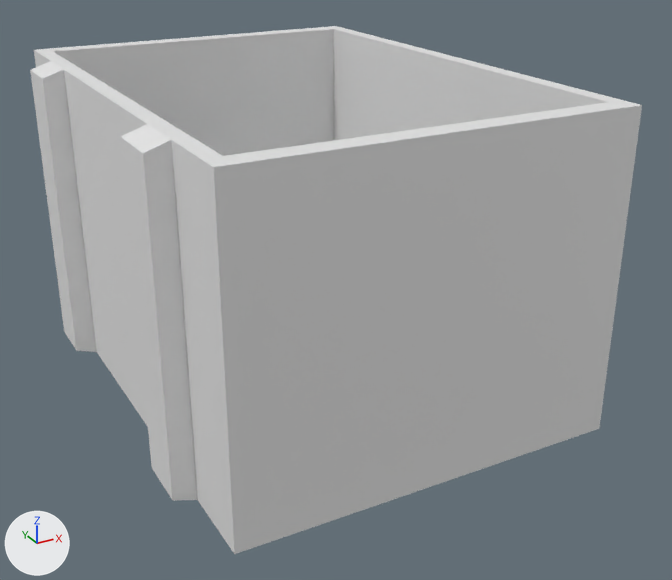
The FBX model Assets/Scenes/PROPS/Cube_133.fbx as it was, and as the next commit left it.
One viewpoint serves both versions: a camera (50 mm lens) standing at (-2.12, -4.29, 1.54) and looking at (0.12, -0.22, -0.49). The axes (+X, +Y, +Z) are drawn at lower left. The lights are the same throughout. Where no turn or scale is listed for an object, it has been applied to the vertices.
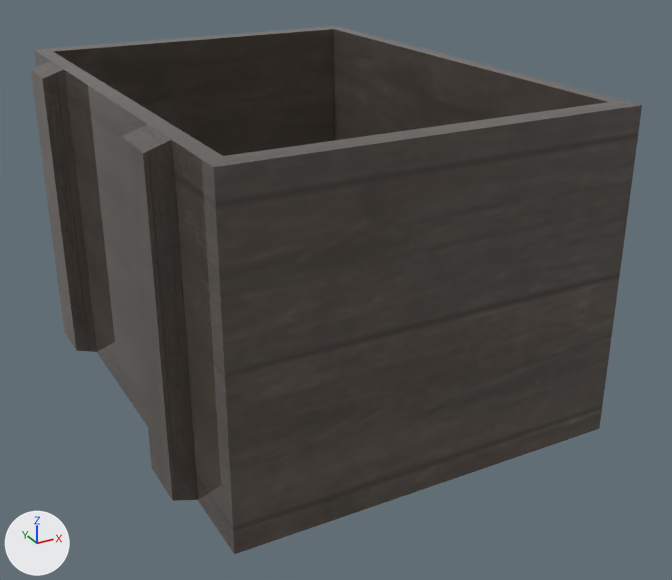
Pixel boxes (x1, y1, x2, y2) of what changed, in the pictures (672 x 580 px):
'Cube.133', recoloured (grey to black)
    both: (30, 26, 642, 554)

The change in detail:
Picture 'TexturesCom_Wood_PlanksOld8_2x2_512_albedo.tif' (img_texturescom_wood_planksold8_2x2_512_albedo_tif) is new.
Material 'Material.002' (mat_material_002) is new.
Its texture is img_texturescom_wood_planksold8_2x2_512_albedo_tif.
Its roughness is 0.0.
me_cube_016 has 64 vertices, 62 faces and spans x -1.11..1.11, y -1.38..1.38, z -1.0..0.65.
me_cube_016 now uses material mat_material_002 (picture img_texturescom_wood_planksold8_2x2_512_albedo_tif).
